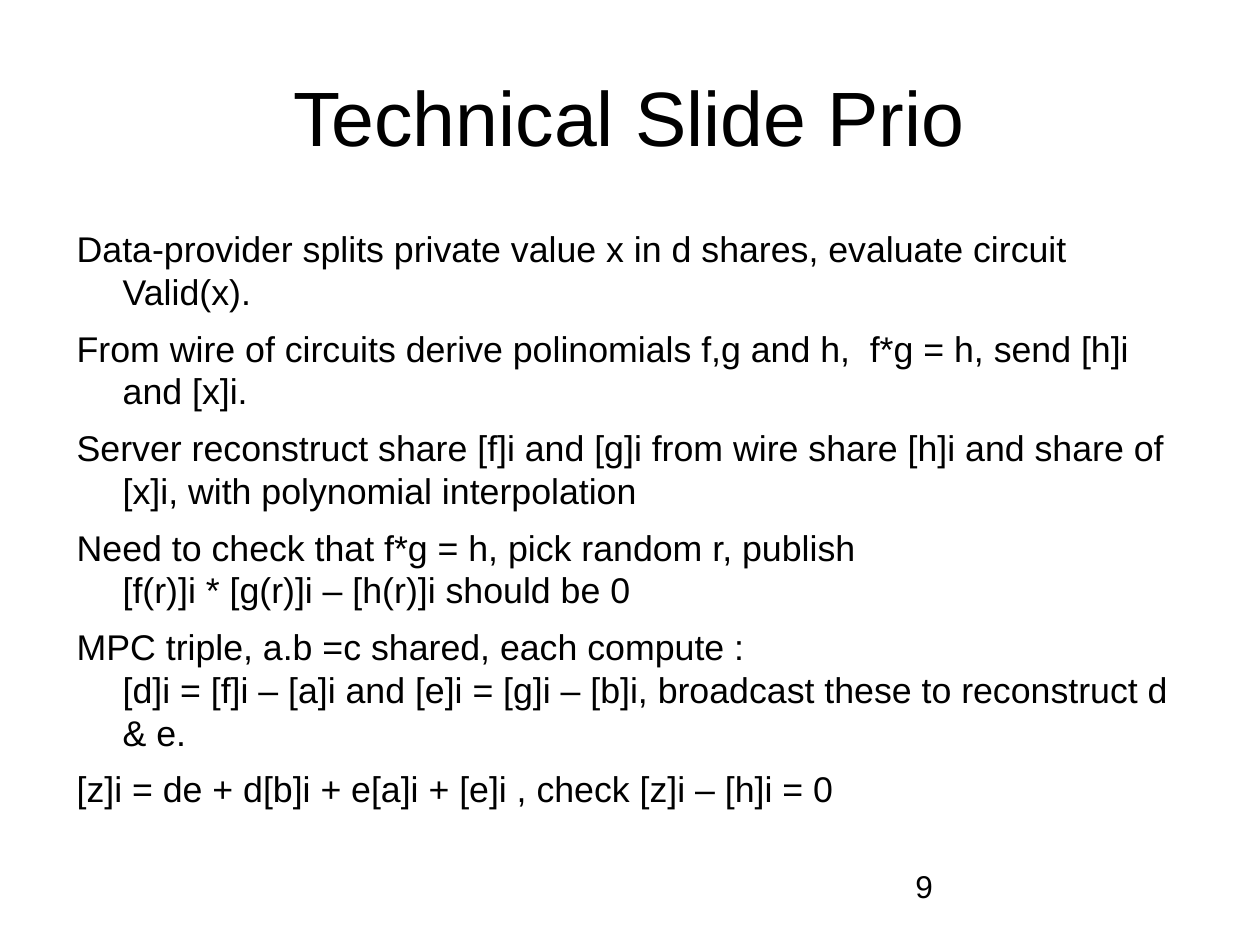
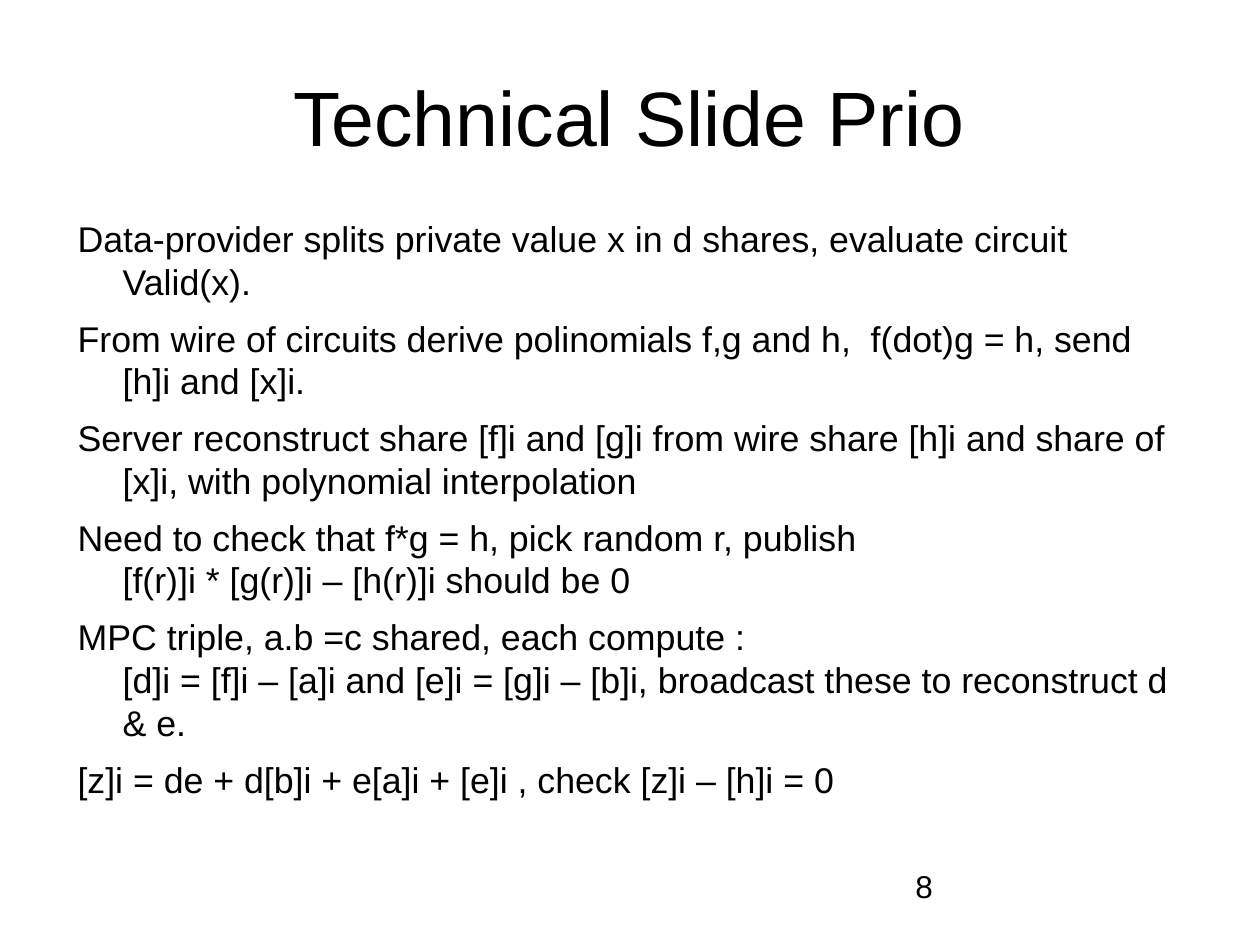
Before and after one commit to maxpr/MasterProjectDocuments, a slide deck: slide 8 of doc/2598.ppt (slide 9 before the commit). Drawn at 1260x945 pixels with LibreOffice and Linux fonts; fonts in the diff are those of the drawing; background and template pictures are left out. Boxes give left, top, right and bottom in pixels: in the first picture for what was removed or moved away, otherwise in the second. Text is boxed around its words. In the diff, an @@ line names an element or a change of style, - is before the commit and + after.

```diff
--- a/doc/2598.ppt
+++ b/doc/2598.ppt
@@ text "Data-provider splits private value x ...": place and size @@
-text "Data-provider splits private value x ..." at [77,236,1168,810]
+text "Data-provider splits private value x ..." at [78,226,1168,800]
@@ text at [78,326,1131,402]: text changed @@
-From wire of circuits derive polinomials f,g and h, f*g = h, send [h]i and [x]i.
+From wire of circuits derive polinomials f,g and h, f(dot)g = h, send [h]i and [x]i.
@@ page number at [915,876,933,899]: text changed @@
-9
+8
```
Also in this commit, not shown: 5 other slides changed, 1 slide removed, 13 other files.
